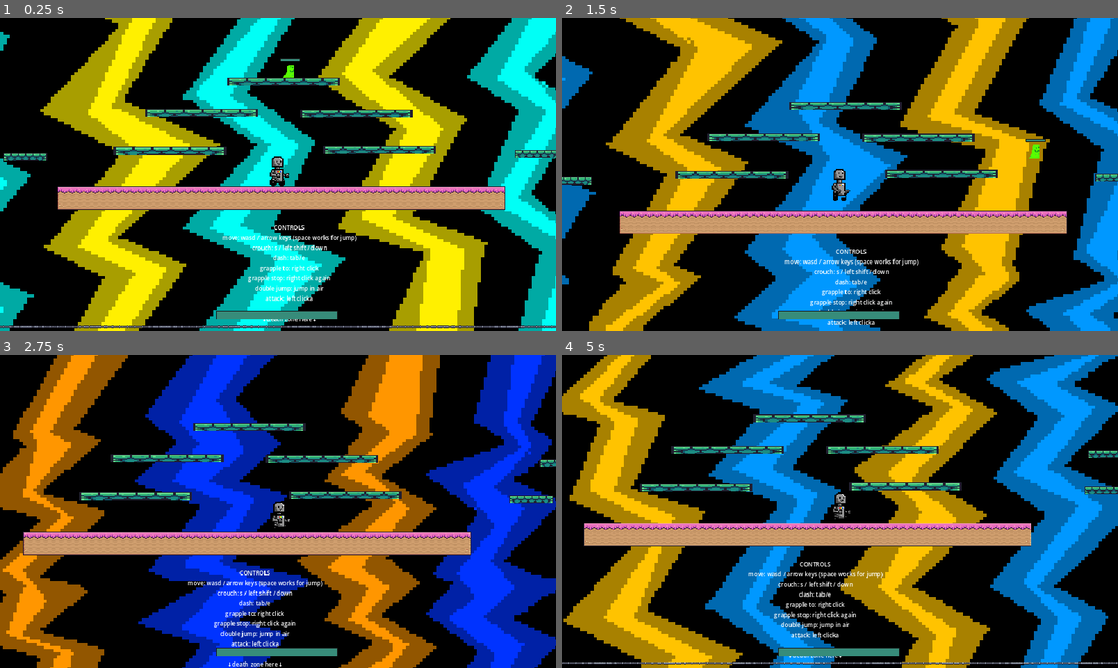
Above: before the commit, frames 1-4 (two rows, left to right).
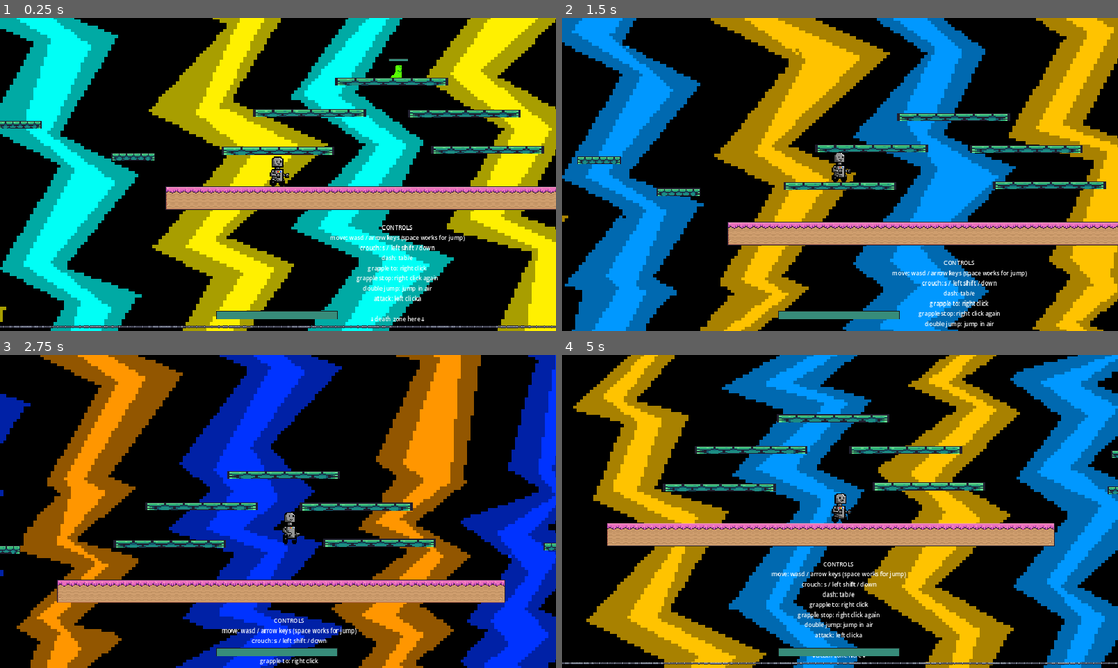
Above: after the commit, the same moments.

Repository: fancyamazon/Beat-the-Bot
Game: Godot game, scene res://scenes/game.tscn
Same seed, same stepped clock (60 frames per second), same inputs: the game is played once before the commit and once after it.
Inputs (mouse positions are in pixels of both pictures, inside the frame that each line leads up to):
- Up to frame 1 (0.25 s): no input
- Up to frame 2 (1.5 s): move the mouse to (962, 158) at 0.52 s; hold L (enemy_right) from 0.53 s (still down); tap Q (attack) at 0.6 s; tap Space (jump) at 0.77 s; move the mouse to (728, 190) at 1.27 s; tap Shift (crouch) at 1.35 s
- Up to frame 3 (2.75 s): tap Space (jump) at 1.52 s; move the mouse to (333, 442) at 2.02 s; release L (enemy_right) at 2.03 s; hold J (enemy_left) from 2.03 s (still down); tap Tab (dash) at 2.1 s
- Up to frame 4 (5 s): move the mouse to (812, 574) at 2.77 s; release J (enemy_left) at 2.78 s; hold L (enemy_right) 2.78-4.28 s; right-click (812, 574) at 2.85 s; tap Space (jump) at 3.02, 3.77, 4.52 s; move the mouse to (1006, 558) at 3.52 s; press the mouse at (1006, 558) at 3.53 s; move the mouse to (673, 464) at 4.27 s; release the mouse at (673, 464) at 4.28 s; hold J (enemy_left) from 4.28 s (still down); tap Q (attack) at 4.35 s

The runs differ from the first frame. In frame 1, 75% of the frame differs, in the area x 0-100%, y 0-100%; in frame 2, 78%; in frame 3, 72%; in frame 4, 57%.

Commit message:
Creating separate script for character class

Diff:
--- a/platformer2/scenes/game.tscn
+++ b/platformer2/scenes/game.tscn
@@ -384,7 +384,7 @@
 position = Vector2(48.4033, -88.0899)
 
 [node name="Player" parent="." instance=ExtResource("1_nx1nf")]
-position = Vector2(217, 323)
+position = Vector2(-7, 323)
 
 [node name="Camera2D" type="Camera2D" parent="Player"]
 position = Vector2(1, -19)
--- a/platformer2/scenes/player.tscn
+++ b/platformer2/scenes/player.tscn
@@ -618,6 +618,7 @@
 points = PackedVector2Array(0, 0, 0, 0)
 width = 5.0
 default_color = Color(0, 0, 0, 1)
+
 [node name="CanvasLayer" type="CanvasLayer" parent="."]
 
 [node name="Label" type="Label" parent="CanvasLayer"]
Not shown: 1 places in platformer2/scenes/player.tscn that only renumber resources
